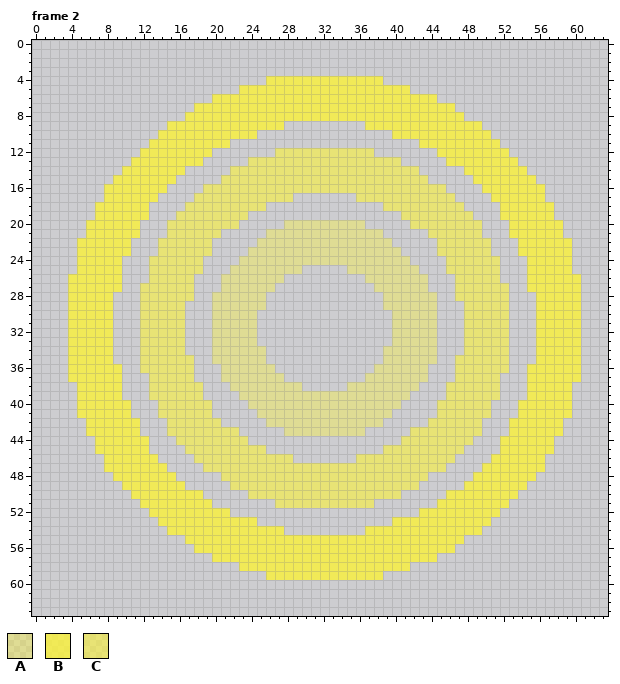
Two states of a pixel-art file, imageAssets/touch1.ase. The picture above is the old version.
64x64 pixels, 6 frames. Colours within 5 levels of each other are drawn and written as one. Shown: frame 2. The commit also changed other frames, which this record leaves out.
Palette (. is transparent): A #fbf23664  B #fbf236c8  C #fbf23696
The same view after the edit:
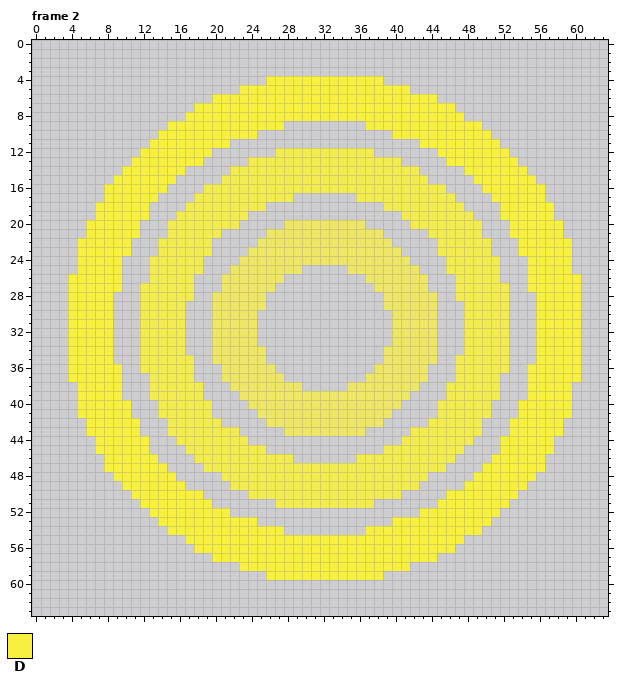
Colours new in this view: D #fbf236f1
From old to new:
colour A: #fbf23664 -> #fbf236af
colour C: #fbf23696 -> #fbf236d3
Changed rows in their new state; - is a pixel that keeps its letter.
Frame 2, layer "Layer 2":
first column x 4:
 4 ----------------------DDDDDDDDDDDDD----------------------
 5 -------------------DDDDDDDDDDDDDDDDDDD-------------------
 6 ----------------DDDDDDDDDDDDDDDDDDDDDDDDD----------------
 7 --------------DDDDDDDDDDDDDDDDDDDDDDDDDDDDD--------------
 8 -------------DDDDDDDDDDDDDDDDDDDDDDDDDDDDDDD-------------
 9 -----------DDDDDDDDDDDDD---------DDDDDDDDDDDDD-----------
10 ----------DDDDDDDDDDD---------------DDDDDDDDDDD----------
11 ---------DDDDDDDDD---------------------DDDDDDDDD---------
12 --------DDDDDDDD-------------------------DDDDDDDD--------
13 -------DDDDDDDD---------------------------DDDDDDDD-------
14 ------DDDDDDD-------------------------------DDDDDDD------
15 -----DDDDDDD---------------------------------DDDDDDD-----
16 ----DDDDDDD-----------------------------------DDDDDDD----
17 ----DDDDDD-------------------------------------DDDDDD----
18 ---DDDDDD---------------------------------------DDDDDD---
19 ---DDDDDD---------------------------------------DDDDDD---
20 --DDDDDD-----------------------------------------DDDDDD--
21 --DDDDDD-----------------------------------------DDDDDD--
22 -DDDDDD-------------------------------------------DDDDDD-
23 -DDDDDD-------------------------------------------DDDDDD-
24 -DDDDD---------------------------------------------DDDDD-
25 -DDDDD---------------------------------------------DDDDD-
26 DDDDDD---------------------------------------------DDDDDD
27 DDDDDD---------------------------------------------DDDDDD
28 DDDDD-----------------------------------------------DDDDD
29 DDDDD-----------------------------------------------DDDDD
30 DDDDD-----------------------------------------------DDDDD
31 DDDDD-----------------------------------------------DDDDD
32 DDDDD-----------------------------------------------DDDDD
33 DDDDD-----------------------------------------------DDDDD
34 DDDDD-----------------------------------------------DDDDD
35 DDDDD-----------------------------------------------DDDDD
36 DDDDDD---------------------------------------------DDDDDD
37 DDDDDD---------------------------------------------DDDDDD
38 -DDDDD---------------------------------------------DDDDD-
39 -DDDDD---------------------------------------------DDDDD-
40 -DDDDDD-------------------------------------------DDDDDD-
41 -DDDDDD-------------------------------------------DDDDDD-
42 --DDDDDD-----------------------------------------DDDDDD--
43 --DDDDDD-----------------------------------------DDDDDD--
44 ---DDDDDD---------------------------------------DDDDDD---
45 ---DDDDDD---------------------------------------DDDDDD---
46 ----DDDDDD-------------------------------------DDDDDD----
47 ----DDDDDDD-----------------------------------DDDDDDD----
48 -----DDDDDDD---------------------------------DDDDDDD-----
49 ------DDDDDDD-------------------------------DDDDDDD------
50 -------DDDDDDDD---------------------------DDDDDDDD-------
51 --------DDDDDDDD-------------------------DDDDDDDD--------
52 ---------DDDDDDDDD---------------------DDDDDDDDD---------
53 ----------DDDDDDDDDDD---------------DDDDDDDDDDD----------
54 -----------DDDDDDDDDDDDD---------DDDDDDDDDDDDD-----------
55 -------------DDDDDDDDDDDDDDDDDDDDDDDDDDDDDDD-------------
56 --------------DDDDDDDDDDDDDDDDDDDDDDDDDDDDD--------------
57 ----------------DDDDDDDDDDDDDDDDDDDDDDDDD----------------
58 -------------------DDDDDDDDDDDDDDDDDDD-------------------
59 ----------------------DDDDDDDDDDDDD----------------------
